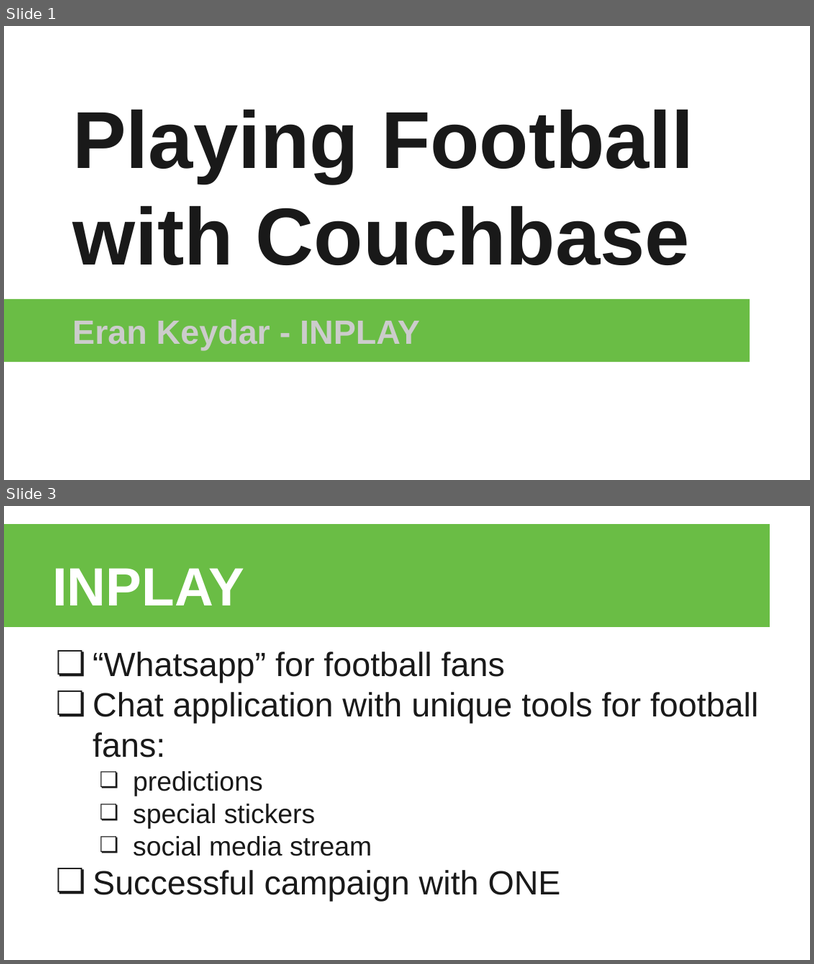
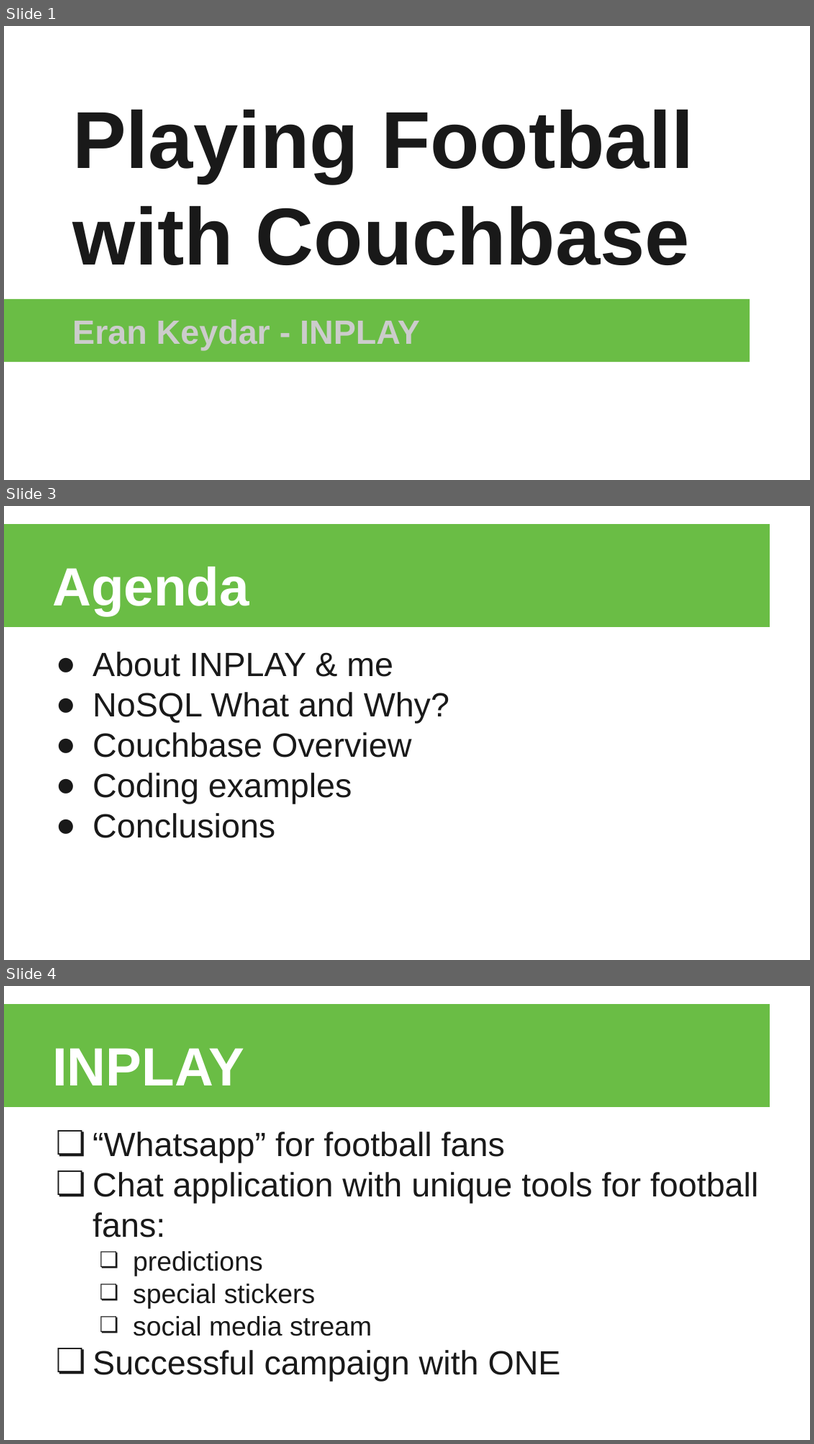
Before and after one commit to ekeydar/cb-mesh, a slide deck: slides/slides.pptx. Shown one above the other, each under a label of ours: slides 1 and 3 before the commit, slides 1, 3 and 4 after it; the slides between them are not shown. The pictures are 814x964 and 814x1444 pixels, drawn with LibreOffice and Linux fonts; fonts in the diff are those of the drawing; background and template pictures are left out. Boxes give left, top, right and bottom in pixels: in the first picture for what was removed or moved away, otherwise in the second. Text is boxed around its words. In the diff, an @@ line names an element or a change of style, - is before the commit and + after.

```diff
--- a/slides/slides.pptx
+++ b/slides/slides.pptx
@@ slide 3 added at (4, 506, 810, 960), background #FFFFFF; not listed: 1 template element that a slide beside it also shows @@
@@ title added at (52, 566, 250, 615), 48 pt, text #FFFFFF, bold @@
+Agenda
@@ text added at (93, 651, 450, 838), 30 pt, text #191919 @@
+● About INPLAY & me
+● NoSQL What and Why?
+● Couchbase Overview
+● Coding examples
+● Conclusions
@@ what was slide 3 is now slide 4 @@
```
Also in this commit, not shown: 3 slides changed, 10 other slides added, 1 slide removed.
